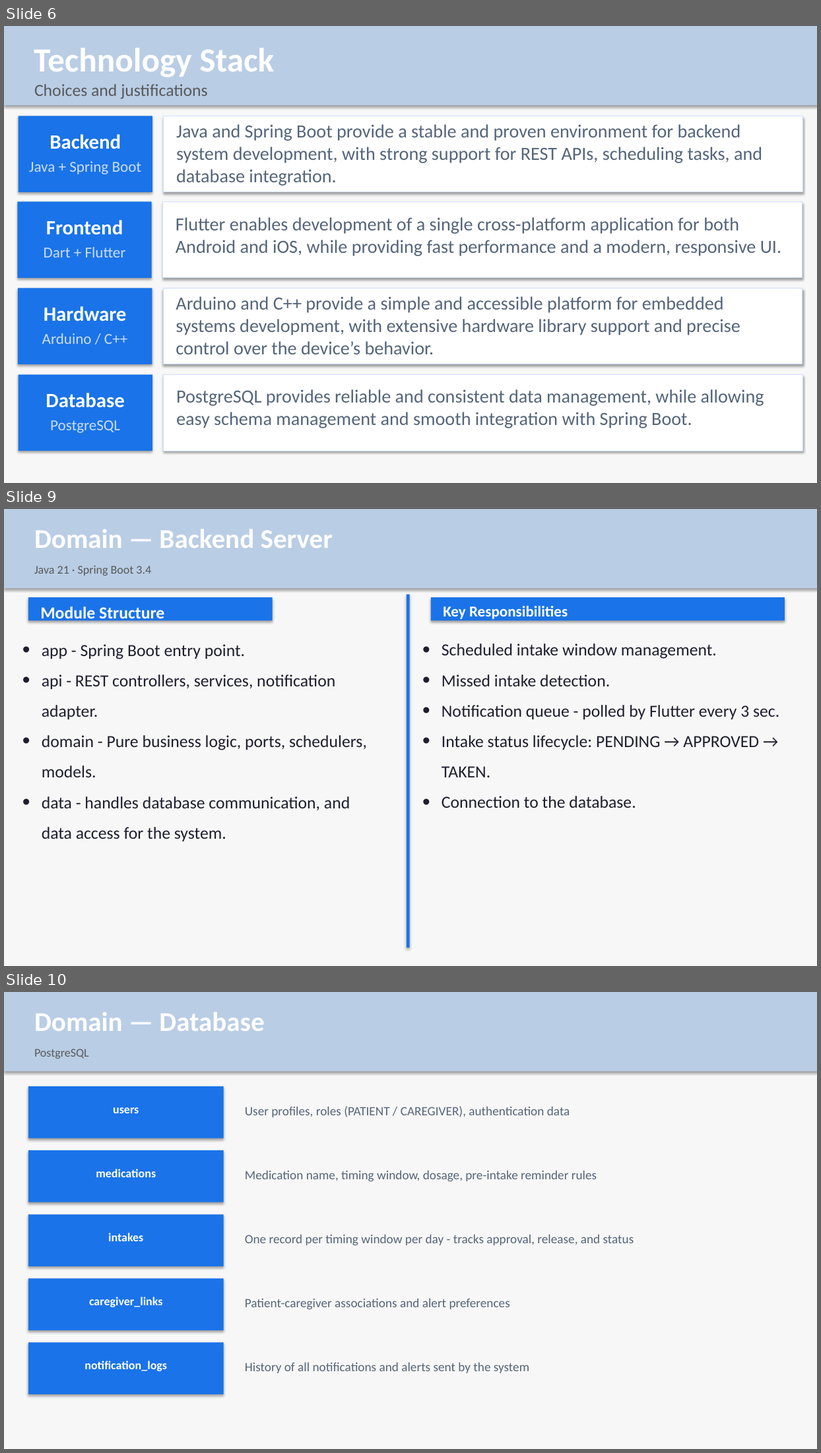
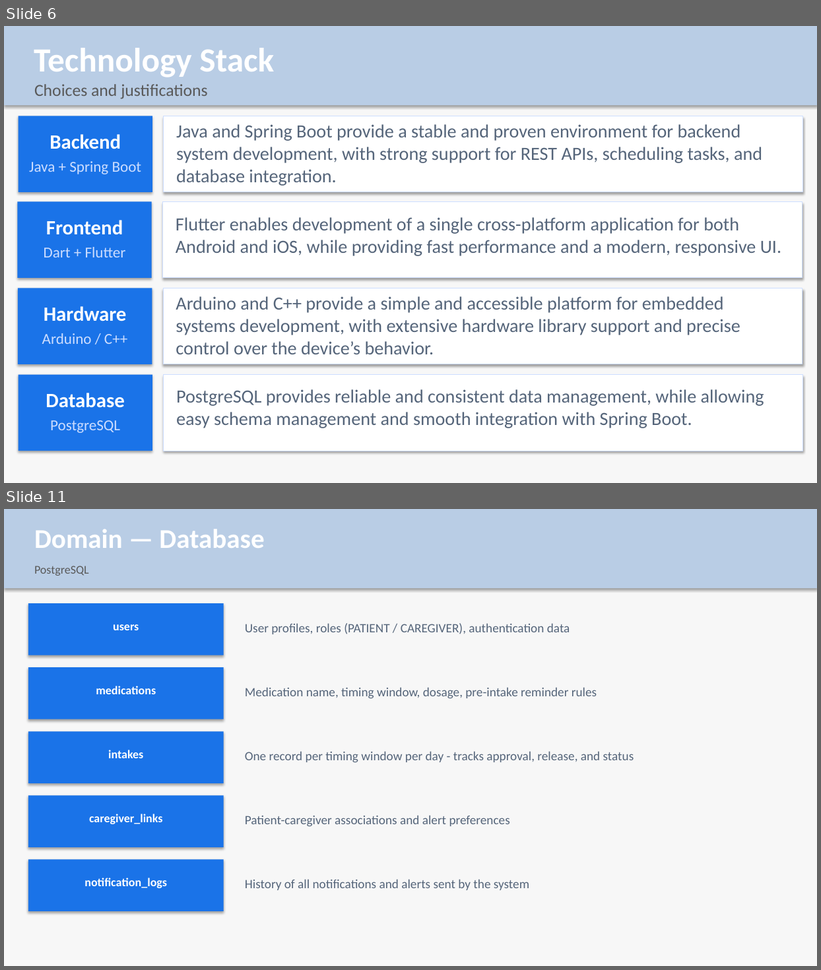
Before and after one commit to Medify-IoTeta/medify, a slide deck: docs/Medify_Presentation.pptx. Shown one above the other, each under a label of ours: slides 6, 9 and 10 before the commit, slides 6 and 11 after it; the slides between them are not shown. The pictures are 821x1453 and 821x970 pixels, drawn with LibreOffice and Linux fonts; fonts in the diff are those of the drawing; background and template pictures are left out. Boxes give left, top, right and bottom in pixels: in the first picture for what was removed or moved away, otherwise in the second. Text is boxed around its words. In the diff, an @@ line names an element or a change of style, - is before the commit and + after.

```diff
--- a/docs/Medify_Presentation.pptx
+++ b/docs/Medify_Presentation.pptx
@@ slide 9 removed at (4, 509, 817, 966), background #FFFFFF; not listed: 2 template elements that a slide beside it also shows @@
@@ text removed at (34, 529, 333, 548) @@
-Domain — Backend Server
@@ text removed at (34, 565, 151, 576) @@
-Java 21 · Spring Boot 3.4
@@ rectangle removed at (28, 597, 273, 621) @@
@@ text removed at (40, 607, 164, 623) @@
-Module Structure
@@ rectangle removed at (407, 594, 410, 948) @@
@@ rectangle removed at (431, 597, 785, 621) @@
@@ text removed at (443, 605, 568, 619) @@
-Key Responsibilities
@@ text removed at (42, 644, 367, 842) @@
-• app - Spring Boot entry point.
-• api - REST controllers, services, notification adapter.
-• domain - Pure business logic, ports, schedulers, models.
-• data - handles database communication, and data access for the system.
@@ text removed at (442, 644, 780, 808) @@
-• Scheduled intake window management.
-• Missed intake detection.
-• Notification queue - polled by Flutter every 3 sec.
-• Intake status lifecycle: PENDING → APPROVED → TAKEN.
-• Connection to the database.
@@ what was slide 10 is now slide 11 @@
```
Also in this commit, not shown: 2 slides changed, 3 slides added, 1 other slide removed.
